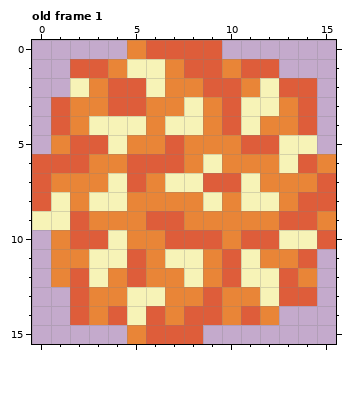
Pixel-art file -- assets/source/aseprite/projectiles/projectile_fire_patch.aseprite. The picture above is the old version.
16x16 pixels, 1 frame. Shown: old frame 1. The commit also changed other frames, which this record leaves out.
Now the later version:
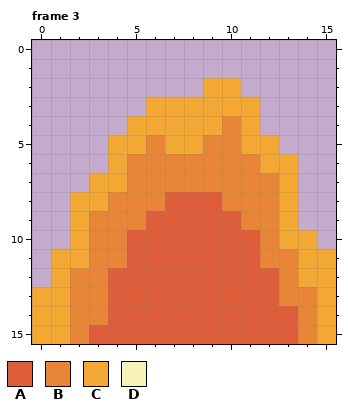
Palette (. is transparent): A #de5d3a  B #e98537  C #f3a833  D #f7f3b7
A new or re-ordered frame is compared with the old frame closest to it.
Edits made:
frames 1 -> 4
Changed rows in their new state; - is an unchanged pixel.
Frame 3 is new; against old frame 1:
first column x 0:
 0 -----.....------
 1 --...........---
 2 --.......CC....-
 3 -.....CCCCCC...-
 4 -....CCCCCBC...-
 5 -...CC-CC--CC..-
 6 ....CBBB-B--CC..
 7 ...CCB-BBBBB-C..
 8 ..CCB--AAA-BBC..
 9 ..C-----AAA--C..
10 -.CBBAA---A-BCC.
11 -CCBB-AAAA-A--CC
12 -CBBA-AAAA-AABCC
13 CCB-AAAAA-AAABBC
14 CCB--A-A--A-AABC
15 CCBAAA---AAAAABC
Boxes around the changes in both pictures, in picture pixels (x1, y1, x2, y2):
changed: (32, 40, 336, 344)
